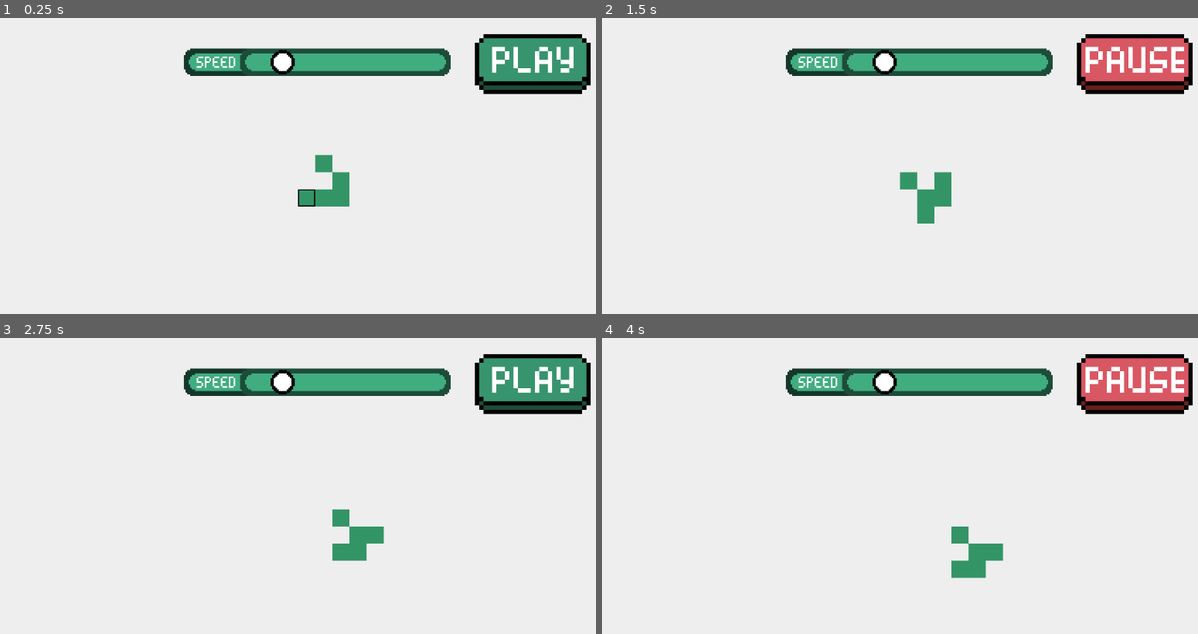
Above: before the commit, frames 1-4 (two rows, left to right).
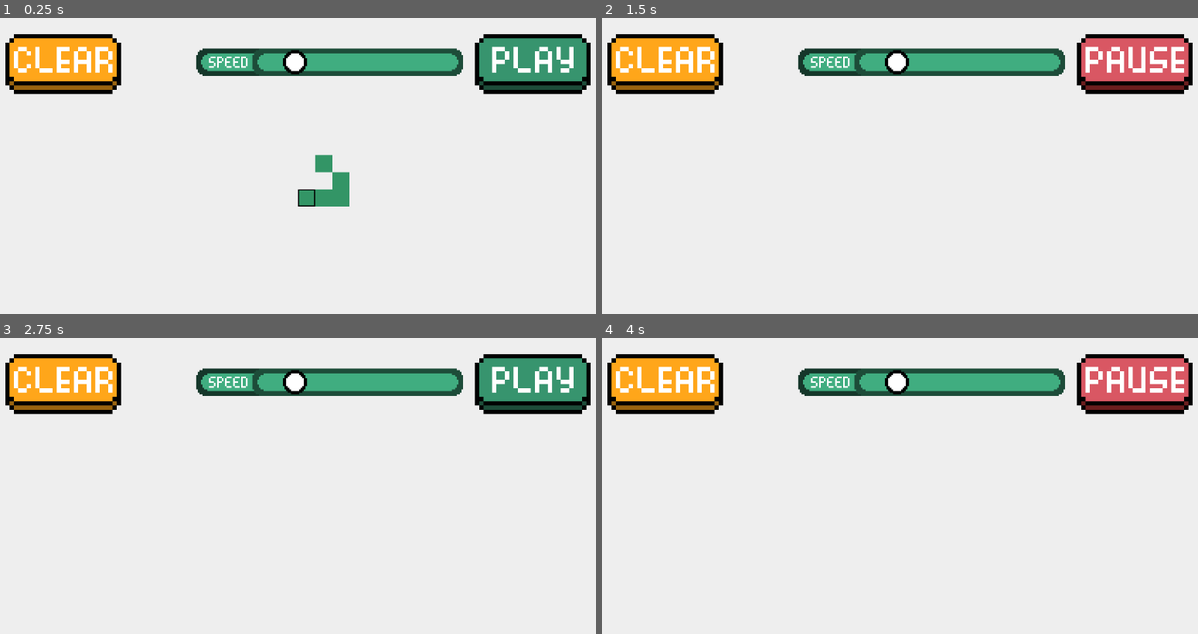
Above: after the commit, the same moments.

Repository: amaark/conways-game-of-life
Game: Godot game, scene res://scenes/main.tscn
The game is run twice, just before and just after one commit, with the same random seed, the same clock (stepped at 60 frames per second) and the same inputs.
Inputs (mouse positions are in pixels of both pictures, inside the frame that each line leads up to):
- Up to frame 1 (0.25 s): no input
- Up to frame 2 (1.5 s): click (667, 65) at 0.52 s; click (1132, 65) at 1.25 s
- Up to frame 3 (2.75 s): click (530, 385) at 2 s
- Up to frame 4 (4 s): click (667, 385) at 2.77 s; click (1132, 385) at 3.5 s

The runs differ from the first frame. In frame 1, 4.5% of the frame differs, in the area x 0-78%, y 5-26%; in frame 2, 5.4%, in the area x 0-78%, y 5-70%; in frame 3, 5.4%; in frame 4, 5.4%.

Commit message:
Add clear button

Diff:
--- a/scenes/hud.tscn
+++ b/scenes/hud.tscn
@@ -1,10 +1,12 @@
-[gd_scene load_steps=9 format=3 uid="uid://c3tgrqapc58i2"]
+[gd_scene load_steps=11 format=3 uid="uid://c3tgrqapc58i2"]
 
 [ext_resource type="Script" uid="uid://ccfa013abxouy" path="res://scripts/hud.gd" id="1_5ysmq"]
 [ext_resource type="Texture2D" uid="uid://dsu8q2433rdel" path="res://assets/play_button_normal.png" id="2_5ysmq"]
 [ext_resource type="Texture2D" uid="uid://dy8bxxauxkbtl" path="res://assets/play_button_pressed.png" id="3_6fi6k"]
+[ext_resource type="Texture2D" uid="uid://lhknftlrvqc5" path="res://assets/clear_button_normal.png" id="4_5pdws"]
 [ext_resource type="Texture2D" uid="uid://5qk4h37tomqy" path="res://assets/slider-grabber.png" id="4_uo2fv"]
 [ext_resource type="Texture2D" uid="uid://p207mpmgf37l" path="res://assets/slider-bar.png" id="5_047uy"]
+[ext_resource type="Texture2D" uid="uid://dq7xo77aa3ehp" path="res://assets/clear_button_pressed.png" id="5_hd3ao"]
 
 [sub_resource type="StyleBoxTexture" id="StyleBoxTexture_5pdws"]
 texture = ExtResource("5_047uy")
@@ -34,13 +36,22 @@
 texture_pressed = ExtResource("3_6fi6k")
 stretch_mode = 0
 
+[node name="ClearButton" type="TextureButton" parent="."]
+offset_left = 30.0
+offset_top = 30.0
+offset_right = 246.0
+offset_bottom = 142.0
+texture_normal = ExtResource("4_5pdws")
+texture_pressed = ExtResource("5_hd3ao")
+stretch_mode = 0
+
 [node name="SpeedSlider" type="HSlider" parent="."]
 anchors_preset = 1
 anchor_left = 1.0
 anchor_right = 1.0
-offset_left = -684.0
+offset_left = -661.0
 offset_top = 57.0
-offset_right = -553.0
+offset_right = -530.0
 offset_bottom = 74.0
 grow_horizontal = 0
 scale = Vector2(3, 3)
@@ -57,4 +68,5 @@
 scrollable = false
 
 [connection signal="pressed" from="PlayButton" to="." method="_on_play_button_pressed"]
+[connection signal="pressed" from="ClearButton" to="." method="_on_clear_button_pressed"]
 [connection signal="value_changed" from="SpeedSlider" to="." method="_on_speed_slider_value_changed"]
--- a/scenes/main.gd
+++ b/scenes/main.gd
@@ -41,7 +41,6 @@
 		painting_mode = not grid.local_to_map(get_global_mouse_position()) in live_cells
 
 	var coords := grid.local_to_map(get_global_mouse_position())
-
 	# Debounce
 	if coords == prev_mouse_pos:
 		return
@@ -75,7 +74,6 @@
 		# Make sure that solitary cells still get added to num_neighbours
 		if cell not in num_neighbours:
 			num_neighbours[cell] = 0
-
 		for n in neighbours:
 			neighbour_coords = Vector2i(cell.x + n.x, cell.y + n.y)
 			if neighbour_coords in num_neighbours:
@@ -100,3 +98,8 @@
 
 func _on_hud_change_speed(new_value: float) -> void:
 	evolution_timer.wait_time = 0.1 / new_value
+
+func _on_hud_clear() -> void:
+	for cell in live_cells:
+		grid.set_cell_state(cell, false)
+	live_cells.clear()
--- a/scenes/main.tscn
+++ b/scenes/main.tscn
@@ -76,5 +76,6 @@
 
 [connection signal="timeout" from="EvolutionTimer" to="." method="_on_evolution_timer_timeout"]
 [connection signal="change_speed" from="HUD" to="." method="_on_hud_change_speed"]
+[connection signal="clear" from="HUD" to="." method="_on_hud_clear"]
 [connection signal="pause" from="HUD" to="." method="_on_hud_pause"]
 [connection signal="play" from="HUD" to="." method="_on_hud_play"]
--- a/scripts/hud.gd
+++ b/scripts/hud.gd
@@ -3,6 +3,7 @@
 signal play
 signal pause
 signal change_speed(new_value: float)
+signal clear
 
 @onready var play_button: TextureButton = $PlayButton
 
@@ -27,3 +28,6 @@
 
 func _on_speed_slider_value_changed(value: float) -> void:
 	change_speed.emit(value)
+
+func _on_clear_button_pressed() -> void:
+	clear.emit()
Binary file added: assets/clear_button_normal.png
Not shown, added: assets/clear_button_normal.png.import
Binary file added: assets/clear_button_pressed.png
Not shown, added: assets/clear_button_pressed.png.import
Not shown, added: export_presets.cfg
Not shown, changed: .gitignore
